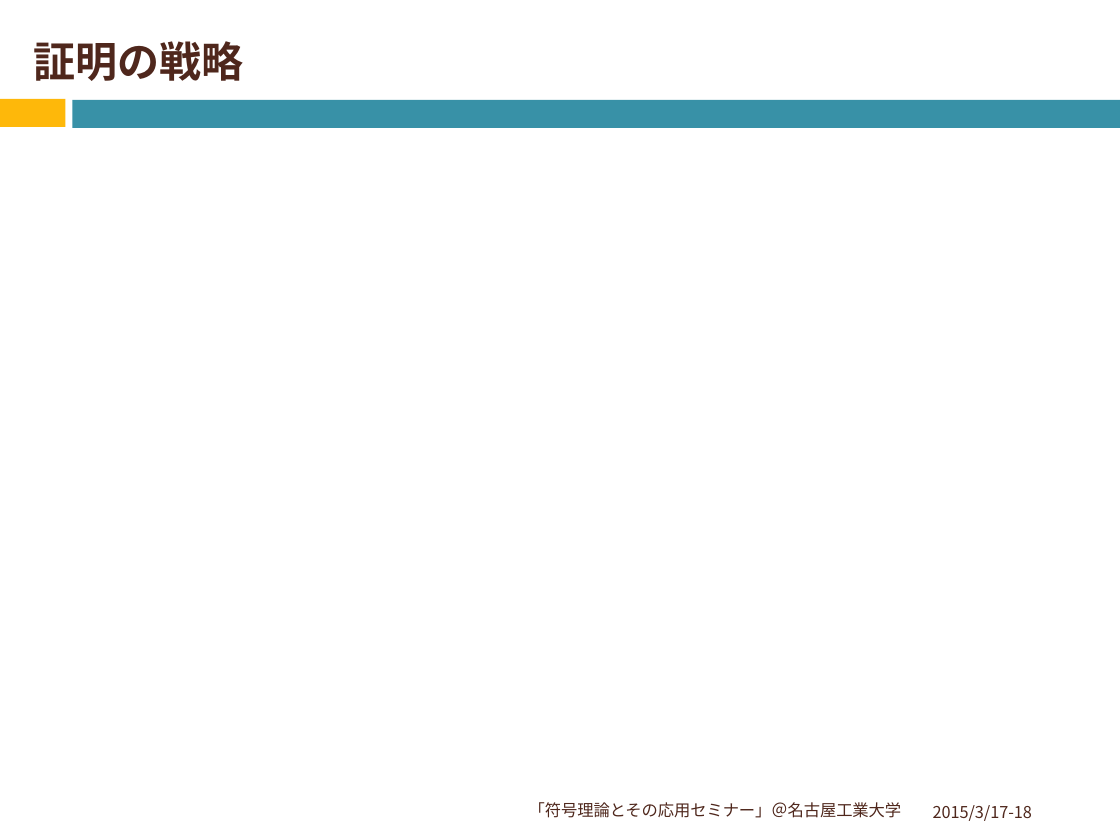
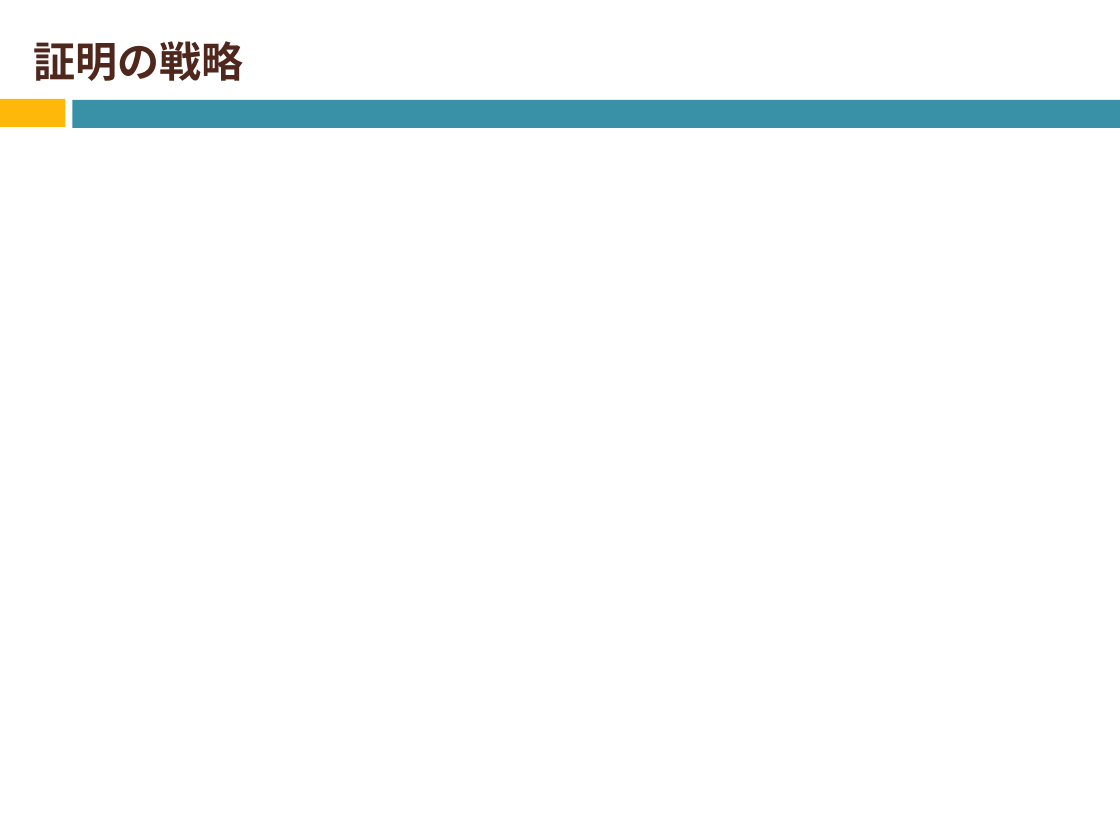
Before and after one commit to Izulabo-nitech/Distributed_Complexity_of_k-Maximal_Independent_Set_Verification, a slide deck: slide 20 of chukan/chukan2020_sato.pptx (slide 19 before the commit). Drawn at 1120x840 pixels with LibreOffice and Linux fonts; fonts in the diff are those of the drawing; grey boxes stand for pictures. Boxes give left, top, right and bottom in pixels: in the first picture for what was removed or moved away, otherwise in the second. Text is boxed around its words. In the diff, an @@ line names an element or a change of style, - is before the commit and + after.

```diff
--- a/chukan/chukan2020_sato.pptx
+++ b/chukan/chukan2020_sato.pptx
@@ text removed at (529, 802, 902, 818) @@
-「符号理論とその応用セミナー」＠名古屋工業大学
@@ text removed at (933, 805, 1032, 821) @@
-2015/3/17-18
```
Also in this commit, not shown: 7 other slides changed, 5 slides added, 4 slides removed.
